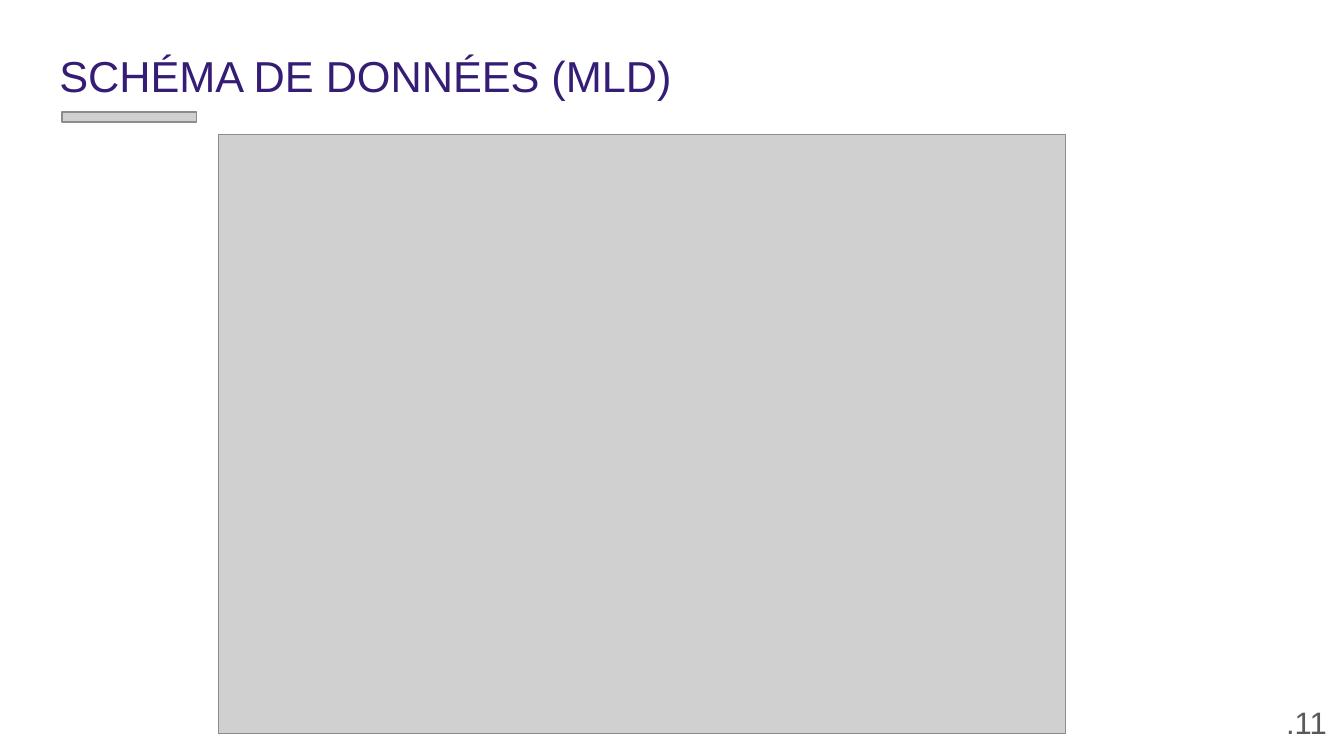
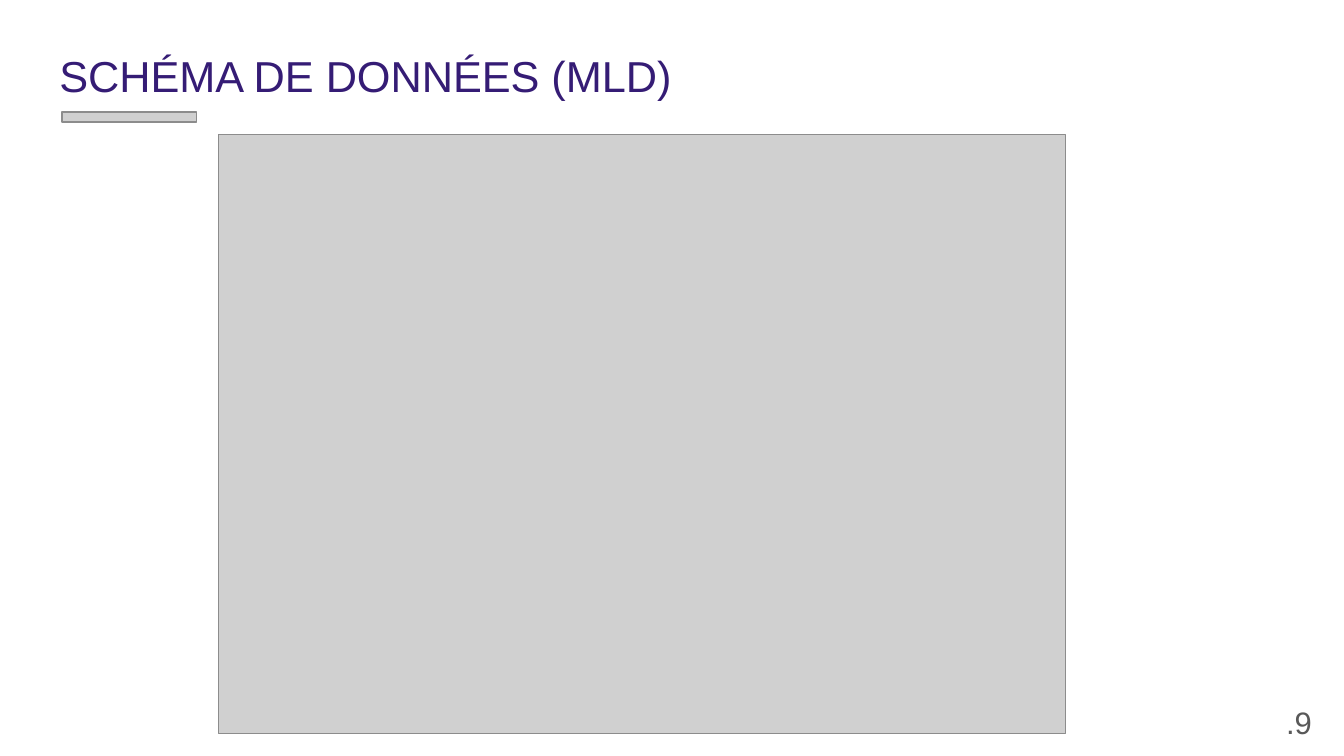
Before and after one commit to gaetancorin/btc_eth_streaming_data, a slide deck: slide 9 of _documentation/DOSSIER DE VALIDATION.pptx (slide 11 before the commit). Drawn at 1344x756 pixels with LibreOffice and Linux fonts; fonts in the diff are those of the drawing; grey boxes stand for pictures; background and template pictures are left out. Boxes give left, top, right and bottom in pixels: in the first picture for what was removed or moved away, otherwise in the second. Text is boxed around its words. In the diff, an @@ line names an element or a change of style, - is before the commit and + after.

```diff
--- a/_documentation/DOSSIER DE VALIDATION.pptx
+++ b/_documentation/DOSSIER DE VALIDATION.pptx
@@ text at [1286,712,1312,735]: text changed @@
-.11
+.9
```
Also in this commit, not shown: 15 other slides changed, 6 slides added, 8 slides removed, 24 other files.
